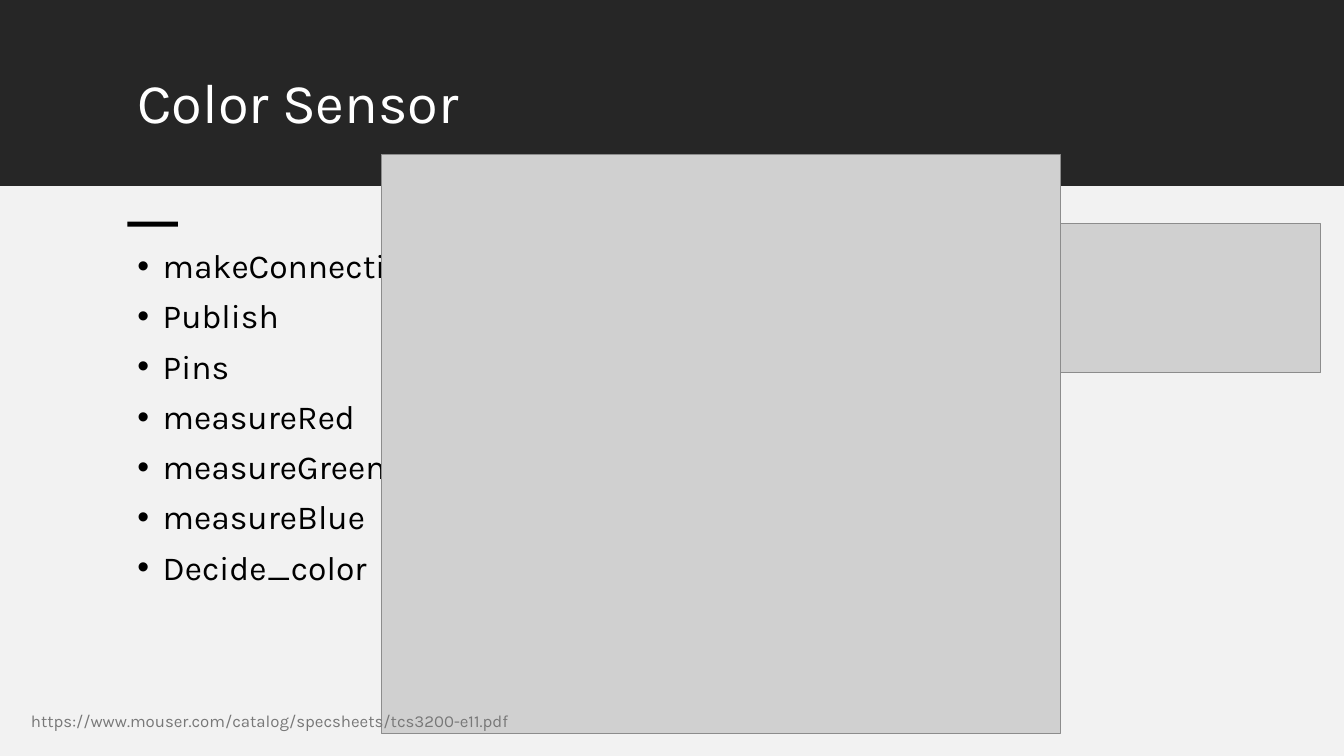
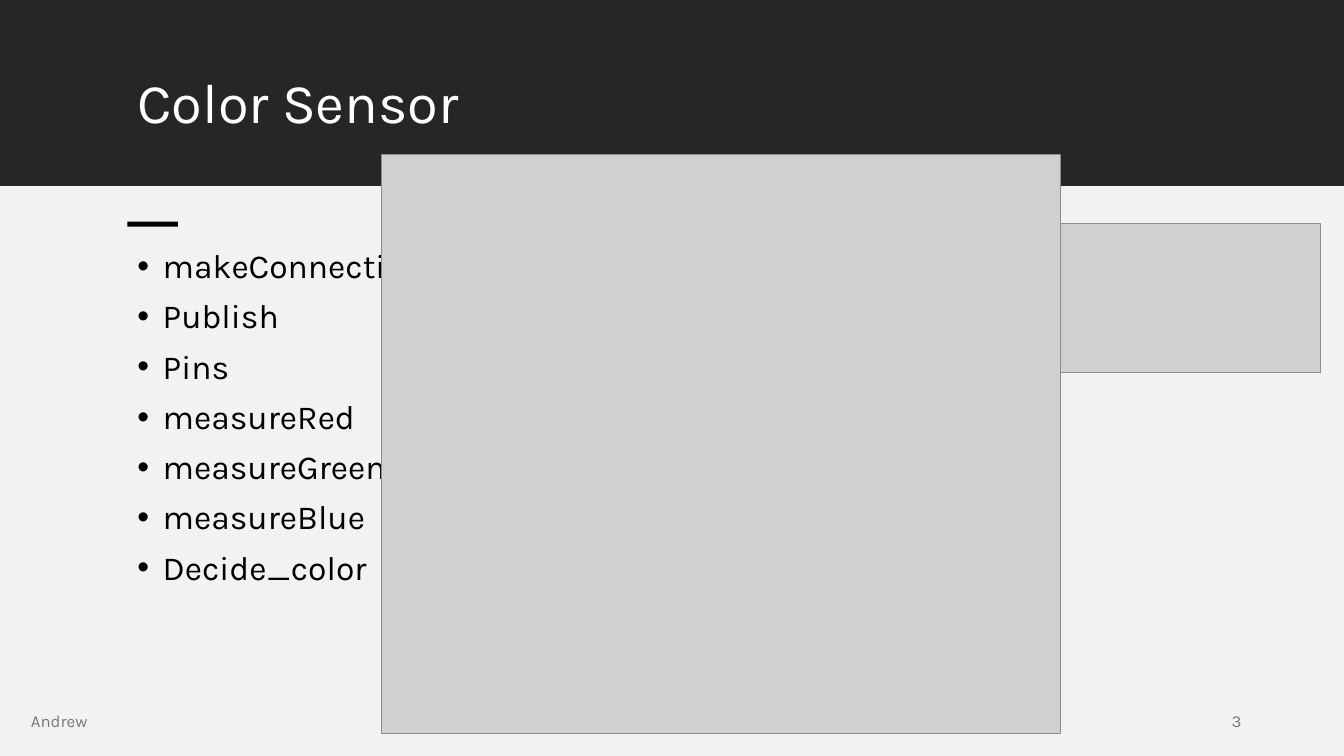
Before and after one commit to DavidGonzalez2399/SS2024_AES_Lab_A, a slide deck: slide 3 of Presentation/Presentation_slides.pptx. Drawn at 1344x756 pixels with LibreOffice and Linux fonts; fonts in the diff are those of the drawing; grey boxes stand for pictures. Boxes give left, top, right and bottom in pixels: in the first picture for what was removed or moved away, otherwise in the second. Text is boxed around its words. In the diff, an @@ line names an element or a change of style, - is before the commit and + after.

```diff
--- a/Presentation/Presentation_slides.pptx
+++ b/Presentation/Presentation_slides.pptx
@@ text at (31, 715, 88, 727): text changed @@
-https://www.mouser.com/catalog/specsheets/tcs3200-e11.pdf
+Andrew
@@ page number added at (1232, 716, 1242, 727), 12 pt, text #797979 @@
+3
```
Also in this commit, not shown: 5 other slides changed, 1 slide added, 1 slide removed.
